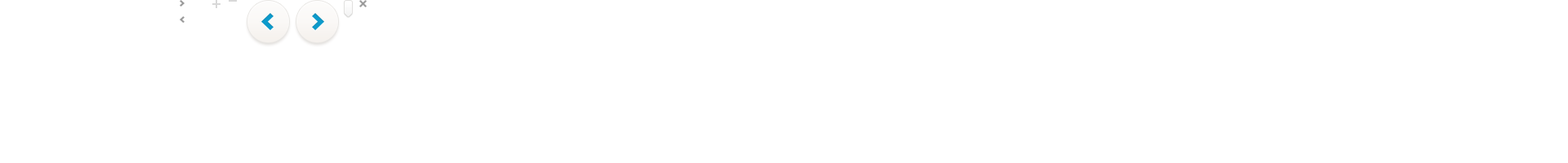
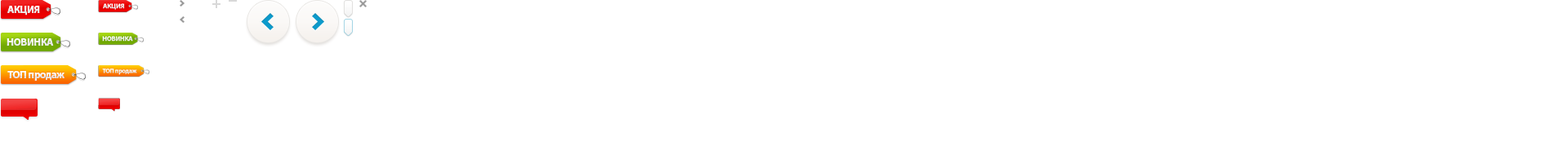
Before/after of a 1568 x 163 layered artwork. What changed in the layer stack:
added layer "ТОП продаж copy 2" above "Новинка copy 2" over [98,65,150,78]
added layer "Новинка copy 2" above "Акция copy 2" over [98,32,144,46]
added layer "Акция copy 2" above "-10% copy 2" over [98,0,139,14]
added layer "-10% copy 2" above "ТОП продаж copy" over [97,98,121,112]
added layer "ТОП продаж copy" above "Новинка copy" over [0,65,86,86]
added layer "Новинка copy" above "Акция copy" over [0,32,71,54]
added layer "Акция copy" above "-10% copy" over [0,0,61,21]
added layer "-10% copy" above "Layer 9" over [0,98,40,122]
added layer "Layer 9" above "Layer 5 copy" over [343,18,353,37]
